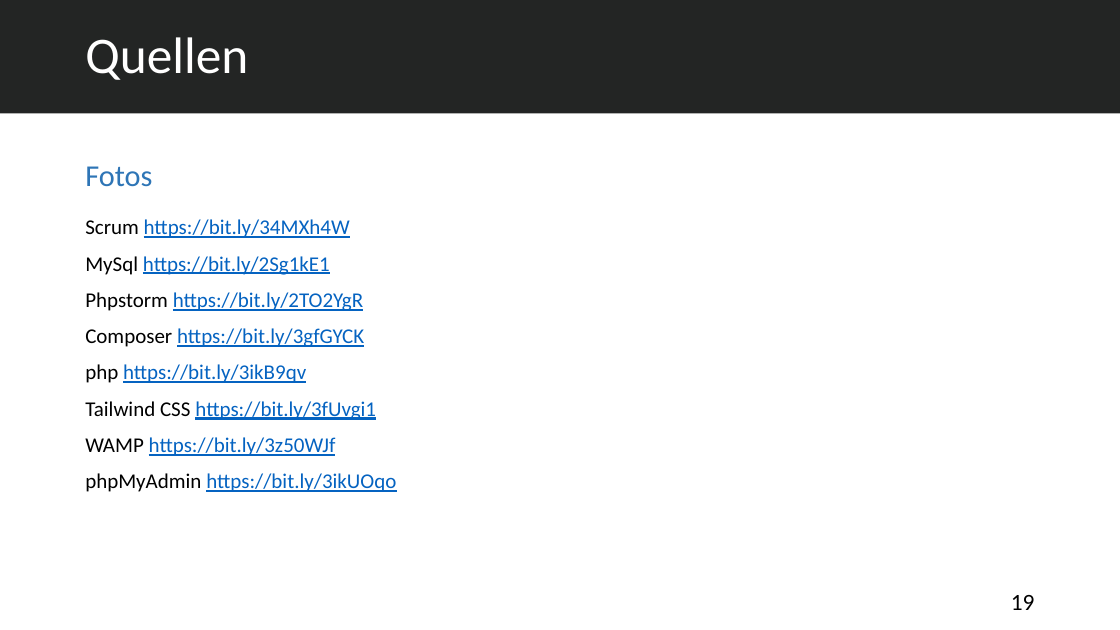
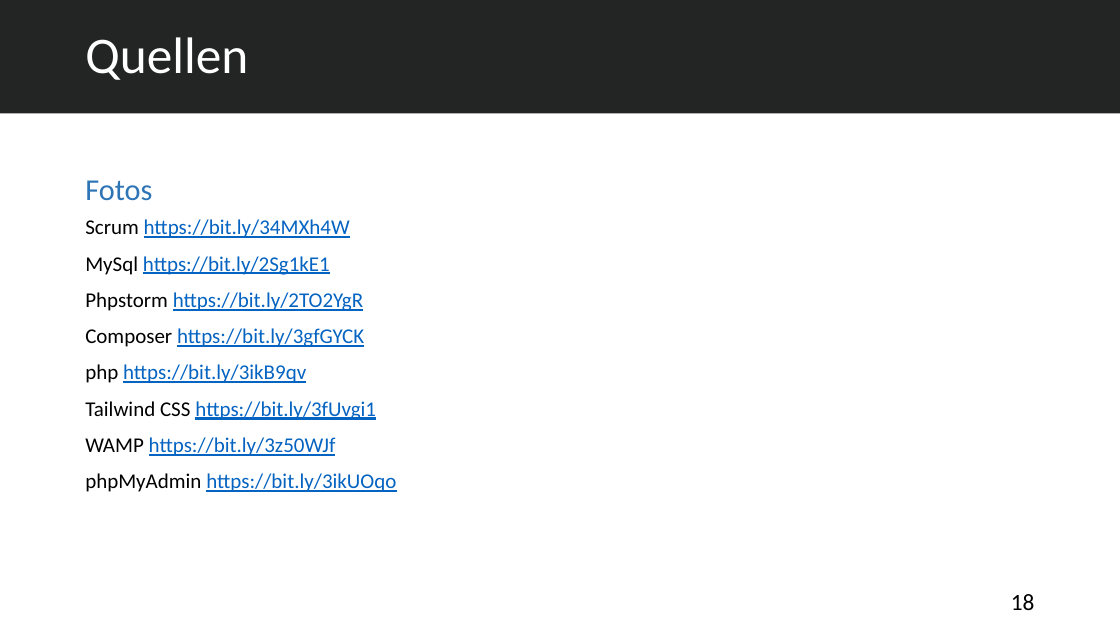
Before and after one commit to abdulsalam-emesh/Projektspresentation, a slide deck: slide 18 of Auszubildenden Verwaltungssystem.pptx (slide 19 before the commit). Drawn at 1120x630 pixels with LibreOffice and Linux fonts; fonts in the diff are those of the drawing. Boxes give left, top, right and bottom in pixels: in the first picture for what was removed or moved away, otherwise in the second. Text is boxed around its words. In the diff, an @@ line names an element or a change of style, - is before the commit and + after.

```diff
--- a/Auszubildenden Verwaltungssystem.pptx
+++ b/Auszubildenden Verwaltungssystem.pptx
@@ text "Fotos": place and size @@
-text "Fotos" at (85, 166, 152, 187)
+text "Fotos" at (85, 180, 152, 201)
@@ page number at (1011, 594, 1035, 610): text changed @@
-19
+18
```
Also in this commit, not shown: 6 other slides changed, 1 slide added, 1 slide removed, 2 other files.
